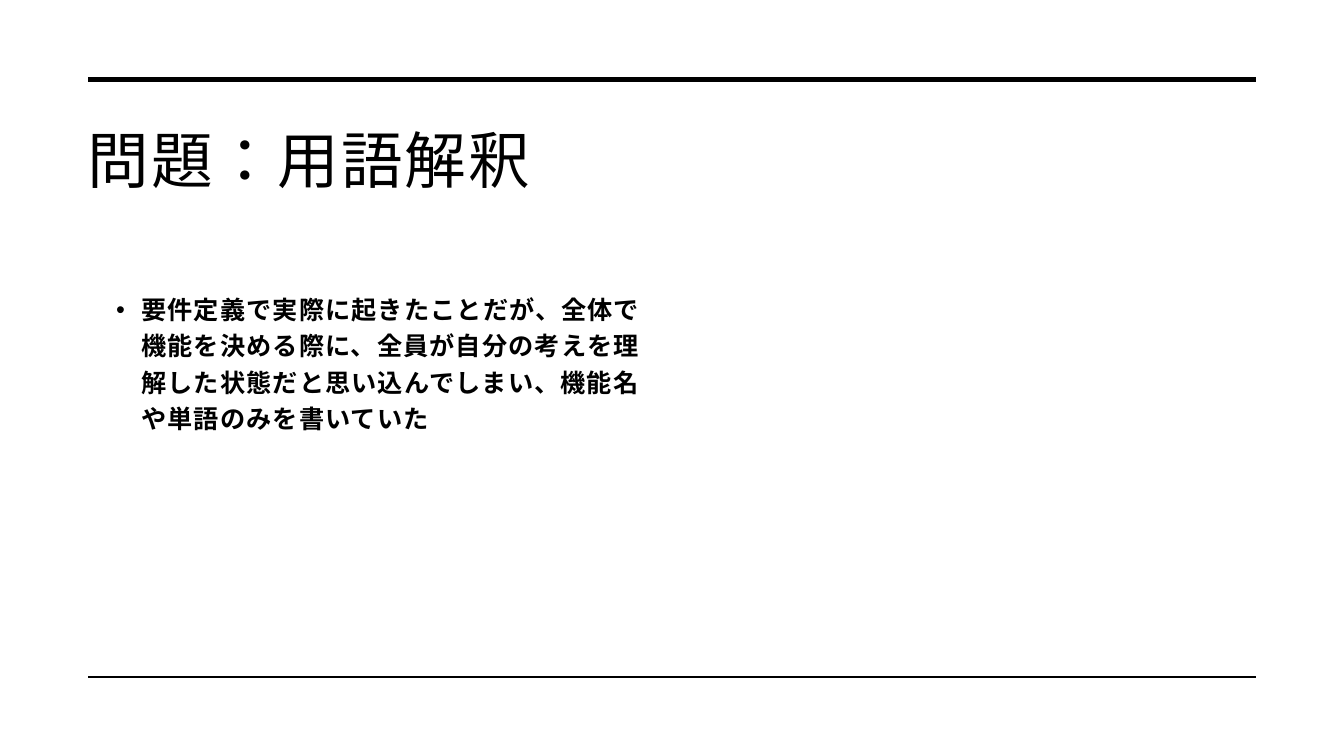
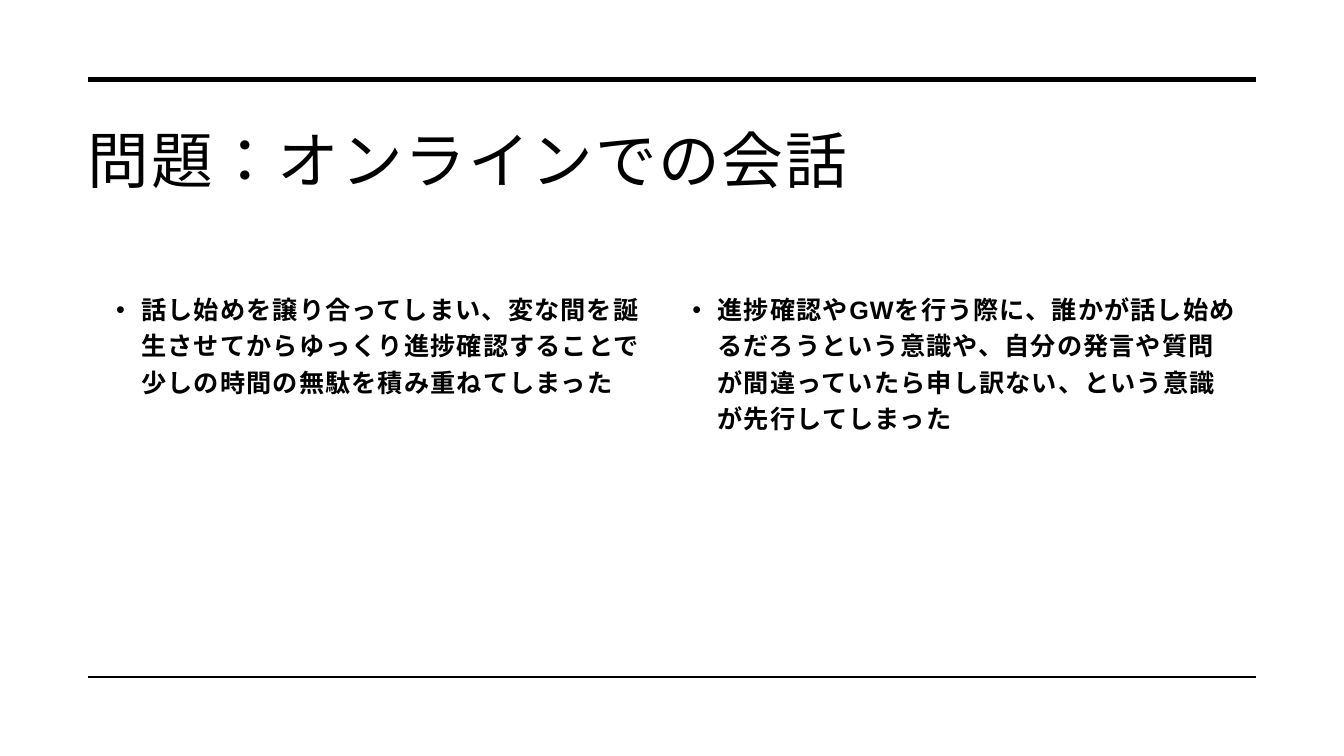
Before and after one commit to dojo2022/C-3, a slide deck: slide 40 of C-3_配布資料/0630_C3_発表資料.pptx (slide 38 before the commit). Drawn at 1344x756 pixels with LibreOffice and Linux fonts; fonts in the diff are those of the drawing. Boxes give left, top, right and bottom in pixels: in the first picture for what was removed or moved away, otherwise in the second. Text is boxed around its words. In the diff, an @@ line names an element or a change of style, - is before the commit and + after.

Commit message:
スライド途中

```diff
--- a/C-3_配布資料/0630_C3_発表資料.pptx
+++ b/C-3_配布資料/0630_C3_発表資料.pptx
@@ title at <box>88,131,847,188</box>: text changed @@
-問題：用語解釈
+問題：オンラインでの会話
@@ text at <box>141,297,639,395</box>: text changed @@
-• 要件定義で実際に起きたことだが、全体で機能を決める際に、全員が自分の考えを理解した状態だと思い込んでしまい、機能名や単語のみを書いていた
+• 話し始めを譲り合ってしまい、変な間を誕生させてからゆっくり進捗確認することで少しの時間の無駄を積み重ねてしまった
@@ text added at <box>718,297,1235,431</box>, 18 pt, text #000000, bold @@
+• 進捗確認やGWを行う際に、誰かが話し始めるだろうという意識や、自分の発言や質問が間違っていたら申し訳ない、という意識が先行してしまった
```
Also in this commit, not shown: 1 other slide changed, 7 slides added, 2 slides removed.
